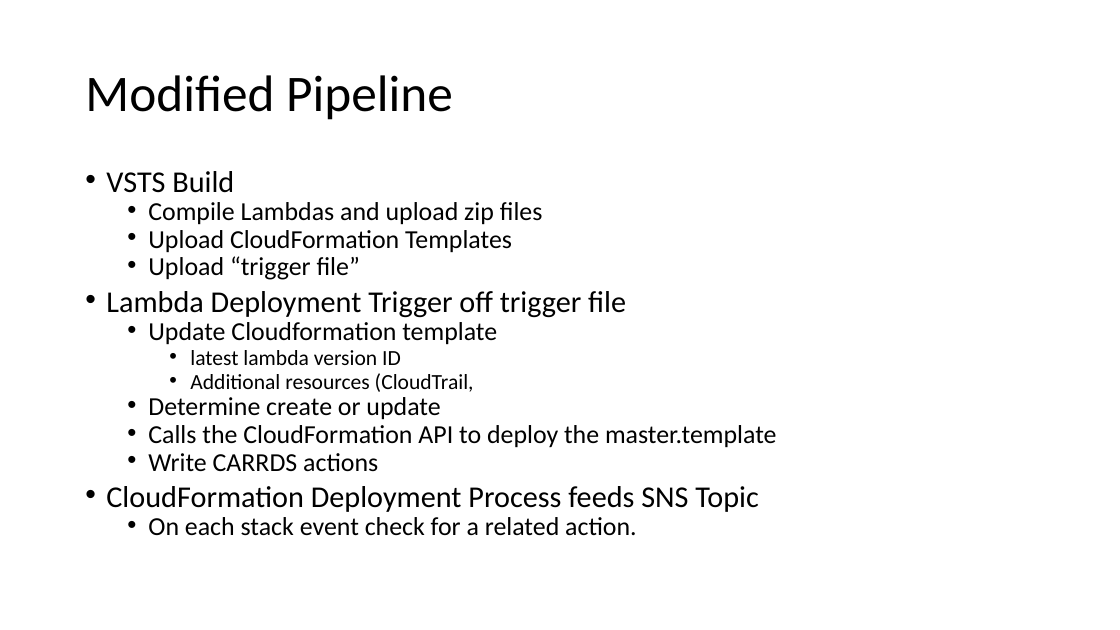
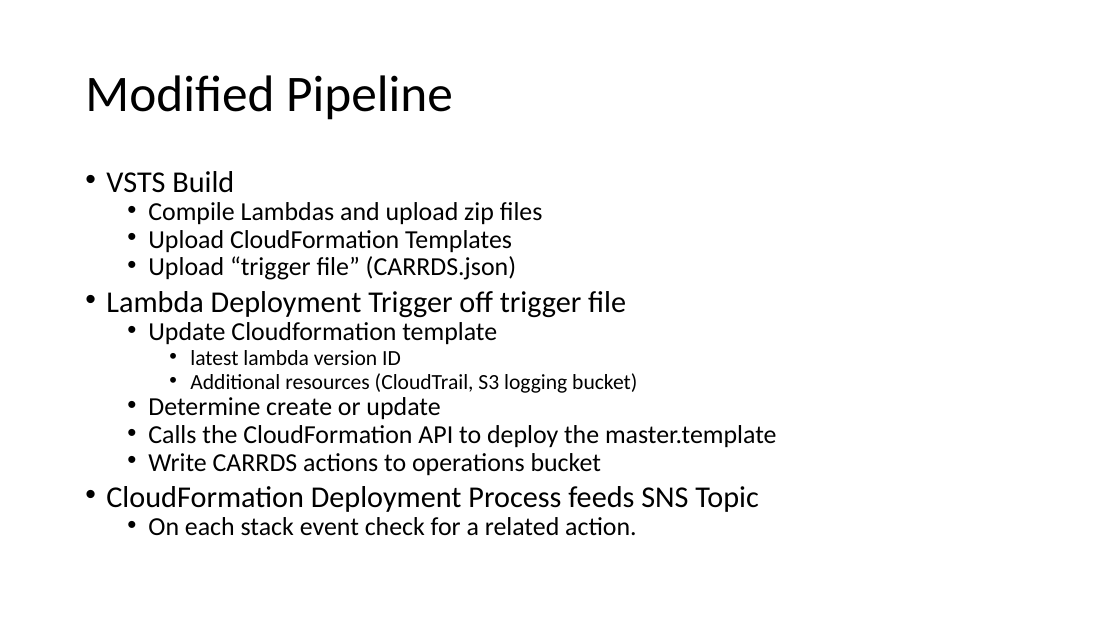
Before and after one commit to jbaacke/CloudFormationAndCARRDSDemo, a slide deck: slide 13 of VSTS and CloudFormation.pptm. Drawn at 1120x630 pixels with LibreOffice and Linux fonts; fonts in the diff are those of the drawing. Boxes give left, top, right and bottom in pixels: in the first picture for what was removed or moved away, otherwise in the second. Text is boxed around its words. In the diff, an @@ line names an element or a change of style, - is before the commit and + after.

```diff
--- a/VSTS and CloudFormation.pptm
+++ b/VSTS and CloudFormation.pptm
@@ text at (x1=148, y1=256, x2=516, y2=280): text changed @@
-  • Upload “trigger file”
+  • Upload “trigger file” (CARRDS.json)
@@ text at (x1=190, y1=373, x2=637, y2=393): text changed @@
-    • Additional resources (CloudTrail,
+    • Additional resources (CloudTrail, S3 logging bucket)
@@ text at (x1=148, y1=453, x2=601, y2=476): text changed @@
-  • Write CARRDS actions
+  • Write CARRDS actions to operations bucket
```
Also in this commit, not shown: 4 other slides changed.
